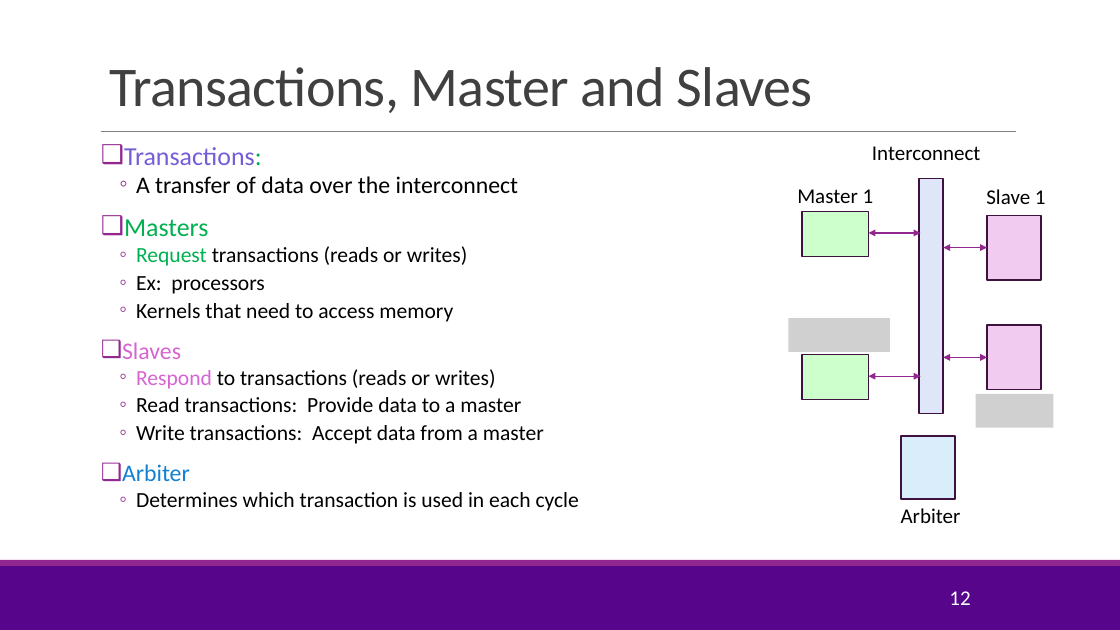
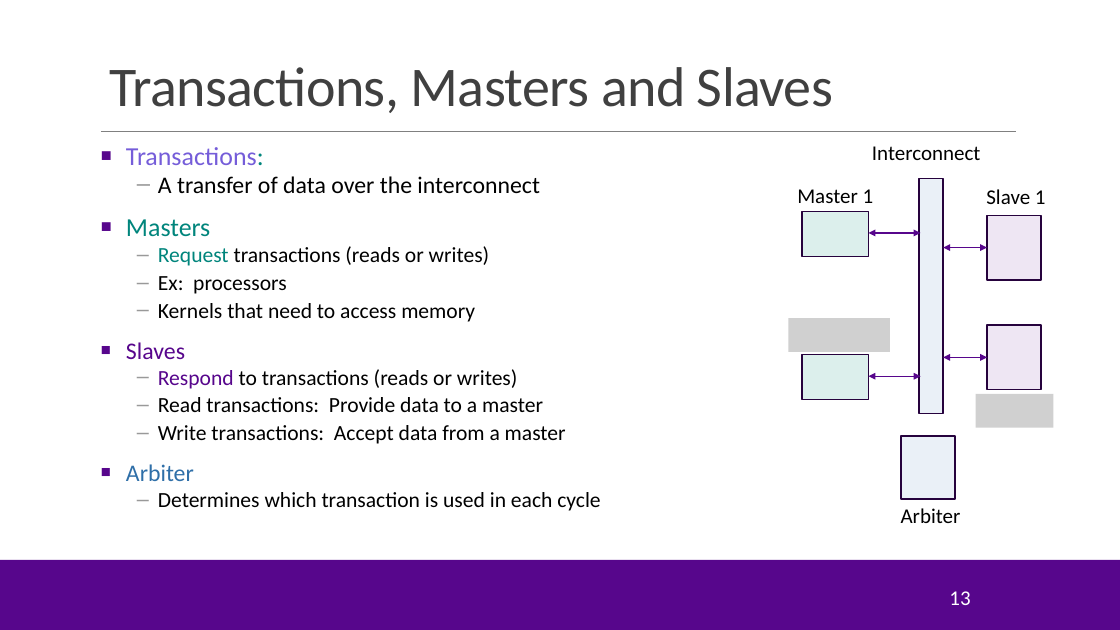
Before and after one commit to sdrangan/hwdesign, a slide deck: slide 13 of units/unit09_sharedmem/sharedmem.pptx (slide 12 before the commit). Drawn at 1120x630 pixels with LibreOffice and Linux fonts; fonts in the diff are those of the drawing; grey boxes stand for pictures; background and template pictures are left out. Boxes give left, top, right and bottom in pixels: in the first picture for what was removed or moved away, otherwise in the second. Text is boxed around its words. In the diff, an @@ line names an element or a change of style, - is before the commit and + after.

```diff
--- a/units/unit09_sharedmem/sharedmem.pptx
+++ b/units/unit09_sharedmem/sharedmem.pptx
@@ title at <box>109,67,833,113</box>: text changed @@
-Transactions, Master and Slaves
+Transactions, Masters and Slaves
@@ text "Transactions:" at <box>126,147,600,511</box>: text colour #00B050 to #00857C in "Transactions:", "Masters", "Request"; text colour #D665D3 to #57068C in "Slaves", "Respond"; text colour #1480D1 to #2F6FA8 in "Arbiter"; bullet ❑ to ■; bullet colour #92278F to #57068C; bullet ◦ to –; bullet colour #92278F to #999999 @@
@@ rectangle at <box>919,178,944,413</box>: fill #DEE6F8 to #EAF0F7; outline #40113F 1.25 pt to #26033D 1.25 pt @@
@@ rectangle at <box>802,212,869,257</box>: fill #CCFFCC to #DCEFEC; outline #40113F 1.25 pt to #26033D 1.25 pt @@
@@ double arrow (869, 233) - (921, 233): stroke #92278F 1 pt to #57068C 1 pt @@
@@ rectangle at <box>987,215,1041,280</box>: fill #F1CCF0 to #EEE6F3; outline #40113F 1.25 pt to #26033D 1.25 pt @@
@@ double arrow (944, 248) - (987, 248): stroke #92278F 1 pt to #57068C 1 pt @@
@@ rectangle at <box>987,325,1041,390</box>: fill #F1CCF0 to #EEE6F3; outline #40113F 1.25 pt to #26033D 1.25 pt @@
@@ rectangle at <box>802,355,869,400</box>: fill #CCFFCC to #DCEFEC; outline #40113F 1.25 pt to #26033D 1.25 pt @@
@@ double arrow (944, 357) - (987, 357): stroke #92278F 1 pt to #57068C 1 pt @@
@@ double arrow (869, 376) - (921, 376): stroke #92278F 1 pt to #57068C 1 pt @@
@@ rectangle at <box>901,436,954,499</box>: fill #DAEDFB to #EAF0F7; outline #40113F 1.25 pt to #26033D 1.25 pt @@
@@ rectangle at <box>0,560,1120,565</box>: fill #92278F to #57068C @@
@@ page number at <box>949,591,970,605</box>: text changed @@
-12
+13
```
Also in this commit, not shown: 14 other slides changed, 10 slides added, 32 slides removed, 1 other file.
